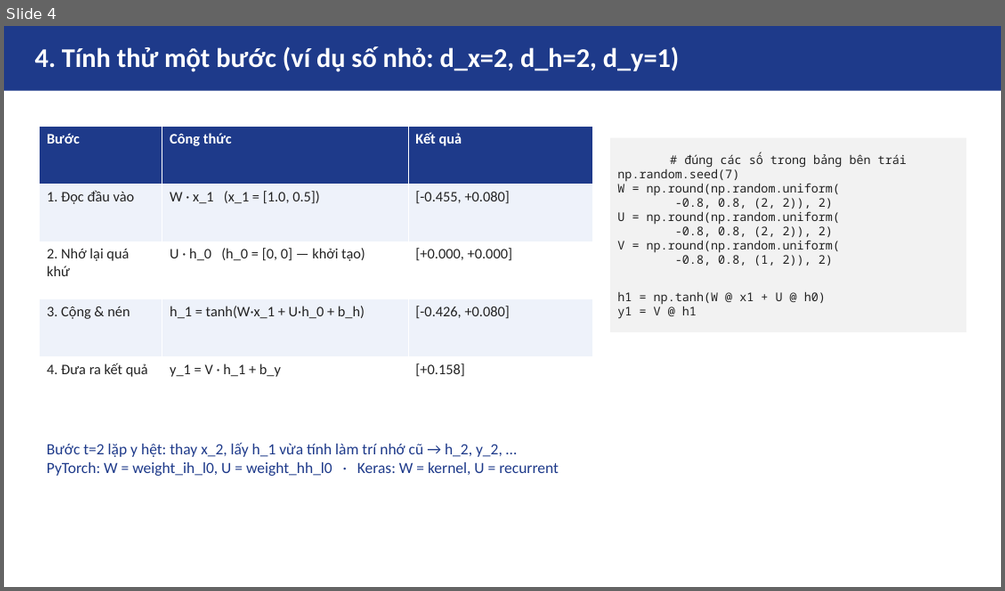
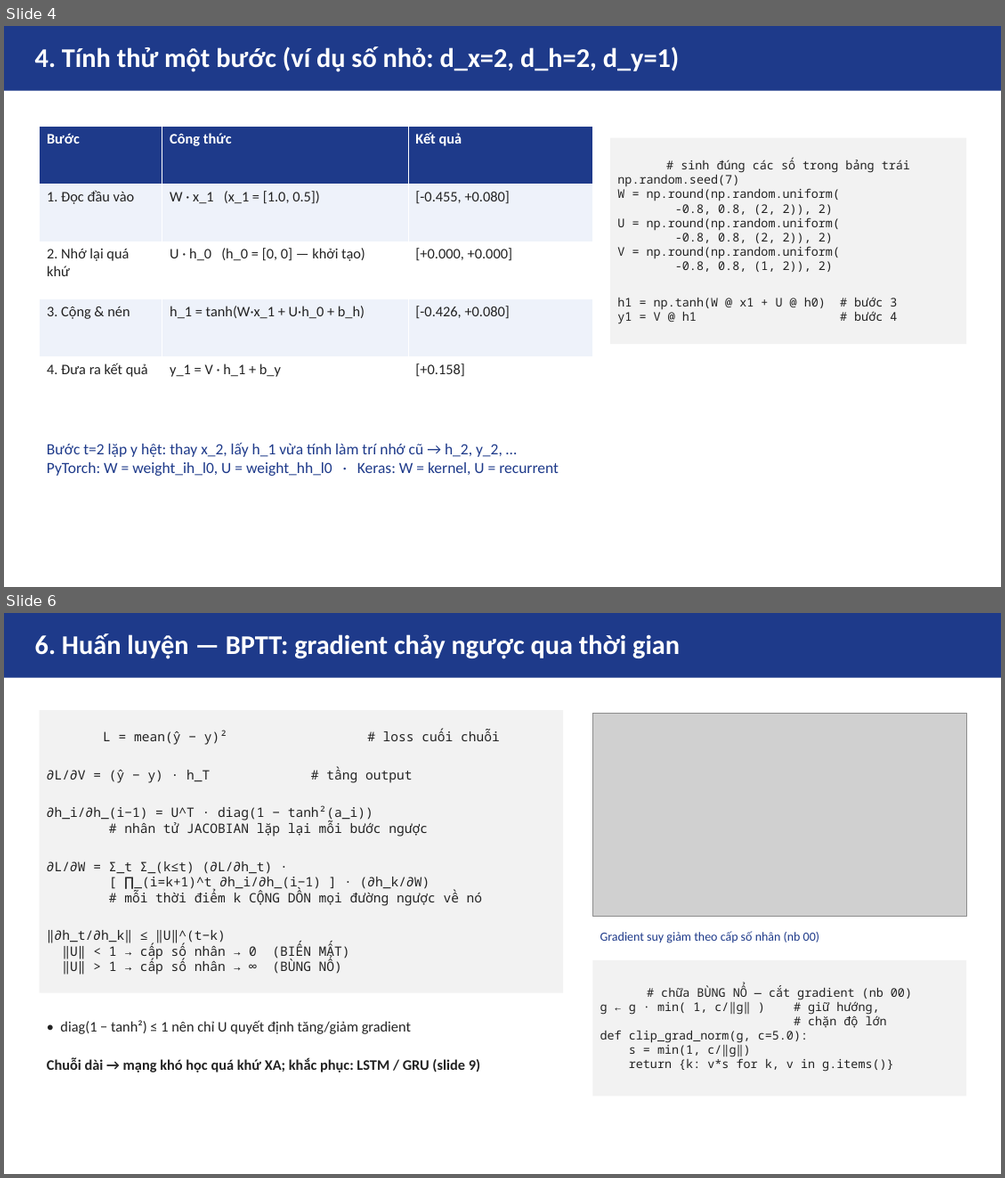
Before and after one commit to lucnguyen1375/HTTM-Presentation, a slide deck: asm06/slides/rnn.pptx. Shown one above the other, each under a label of ours: slide 4 before the commit, slides 4 and 6 after it; the slides between them are not shown. The pictures are 1005x591 and 1005x1178 pixels, drawn with LibreOffice and Linux fonts; fonts in the diff are those of the drawing; grey boxes stand for pictures. Boxes give left, top, right and bottom in pixels: in the first picture for what was removed or moved away, otherwise in the second. Text is boxed around its words. In the diff, an @@ line names an element or a change of style, - is before the commit and + after.

```diff
--- a/asm06/slides/rnn.pptx
+++ b/asm06/slides/rnn.pptx
@@ slide 6 added at [4,613,1001,1174], background #FFFFFF @@
@@ rectangle added at [4,613,1001,678], fill #1E3A8A @@
@@ text added at [35,633,680,659], 26 pt, text #FFFFFF, bold @@
+6. Huấn luyện — BPTT: gradient chảy ngược qua thời gian
@@ rectangle added at [39,710,563,993], fill #F2F2F2, 12.5 pt, text #222222 @@
+L = mean(ŷ − y)² # loss cuối chuỗi
+∂L/∂V = (ŷ − y) · h_T # tầng output
+∂h_i/∂h_(i−1) = U^T · diag(1 − tanh²(a_i))
+# nhân tử JACOBIAN lặp lại mỗi bước ngược
+∂L/∂W = Σ_t Σ_(k≤t) (∂L/∂h_t) ·
+[ ∏_(i=k+1)^t ∂h_i/∂h_(i−1) ] · (∂h_k/∂W)
+# mỗi thời điểm k CỘNG DỒN mọi đường ngược về nó
+‖∂h_t/∂h_k‖ ≤ ‖U‖^(t−k)
+‖U‖ < 1 → cấp số nhân → 0 (BIẾN MẤT)
+‖U‖ > 1 → cấp số nhân → ∞ (BÙNG NỔ)
@@ picture added at [592,714,966,916] @@
@@ text added at [600,931,819,943], 12 pt, text #1E3A8A @@
+Gradient suy giảm theo cấp số nhân (nb 00)
@@ rectangle added at [592,961,966,1096], fill #F2F2F2, 11.5 pt, text #222222 @@
+# chữa BÙNG NỔ — cắt gradient (nb 00)
+g ← g · min( 1, c/‖g‖ ) # giữ hướng,
+# chặn độ lớn
+def clip_grad_norm(g, c=5.0):
+s = min(1, c/‖g‖)
+return {k: v*s for k, v in g.items()}
@@ text added at [60,1020,411,1034], 14 pt, text #222222 @@
+• diag(1 − tanh²) ≤ 1 nên chỉ U quyết định tăng/giảm gradient
@@ text added at [47,1058,480,1072], 14 pt, text #222222, bold @@
+Chuỗi dài → mạng khó học quá khứ XA; khắc phục: LSTM / GRU (slide 9)
@@ slide 4 changed as well @@
@@ rectangle "# sinh đúng các số ...": place and size @@
-rectangle "# sinh đúng các số ..." at [610,138,966,332]
+rectangle "# sinh đúng các số ..." at [610,138,966,345]
@@ text in rectangle at [680,158,910,173]: text changed @@
-# đúng các số trong bảng bên trái
+# sinh đúng các số trong bảng trái
@@ text in rectangle at [617,297,897,324]: text changed @@
-h1 = np.tanh(W @ x1 + U @ h0)
-y1 = V @ h1
+h1 = np.tanh(W @ x1 + U @ h0) # bước 3
+y1 = V @ h1 # bước 4
```
Also in this commit, not shown: 3 other slides changed, 4 other slides added, 3 slides removed, 1 other file.
